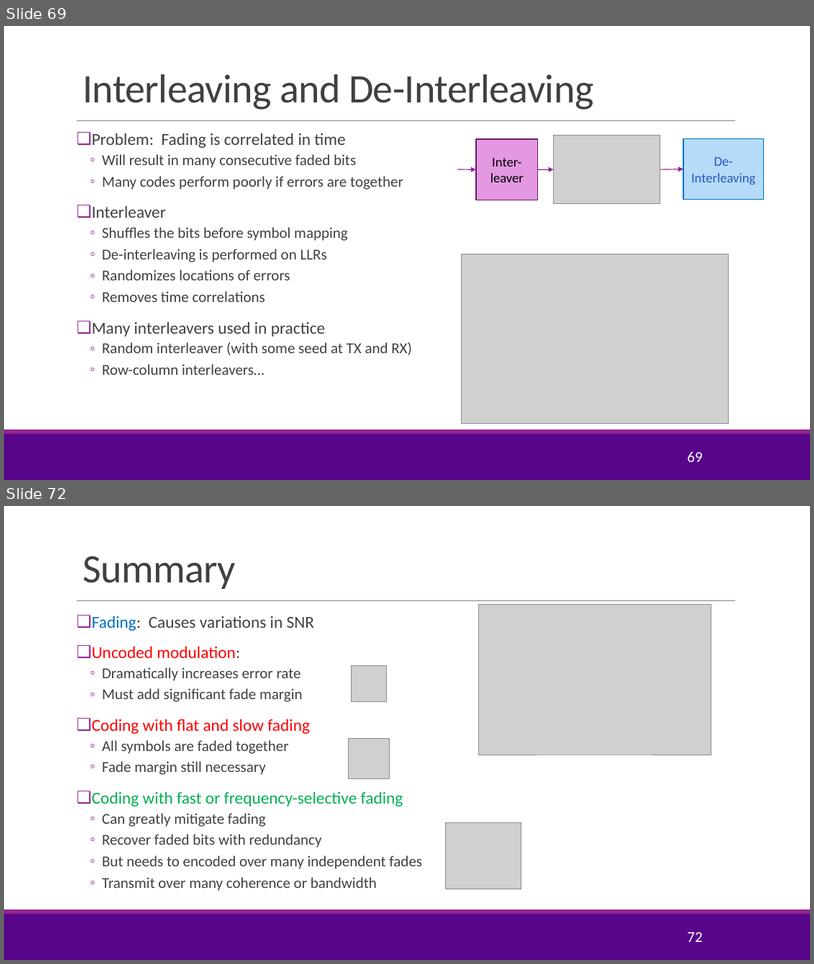
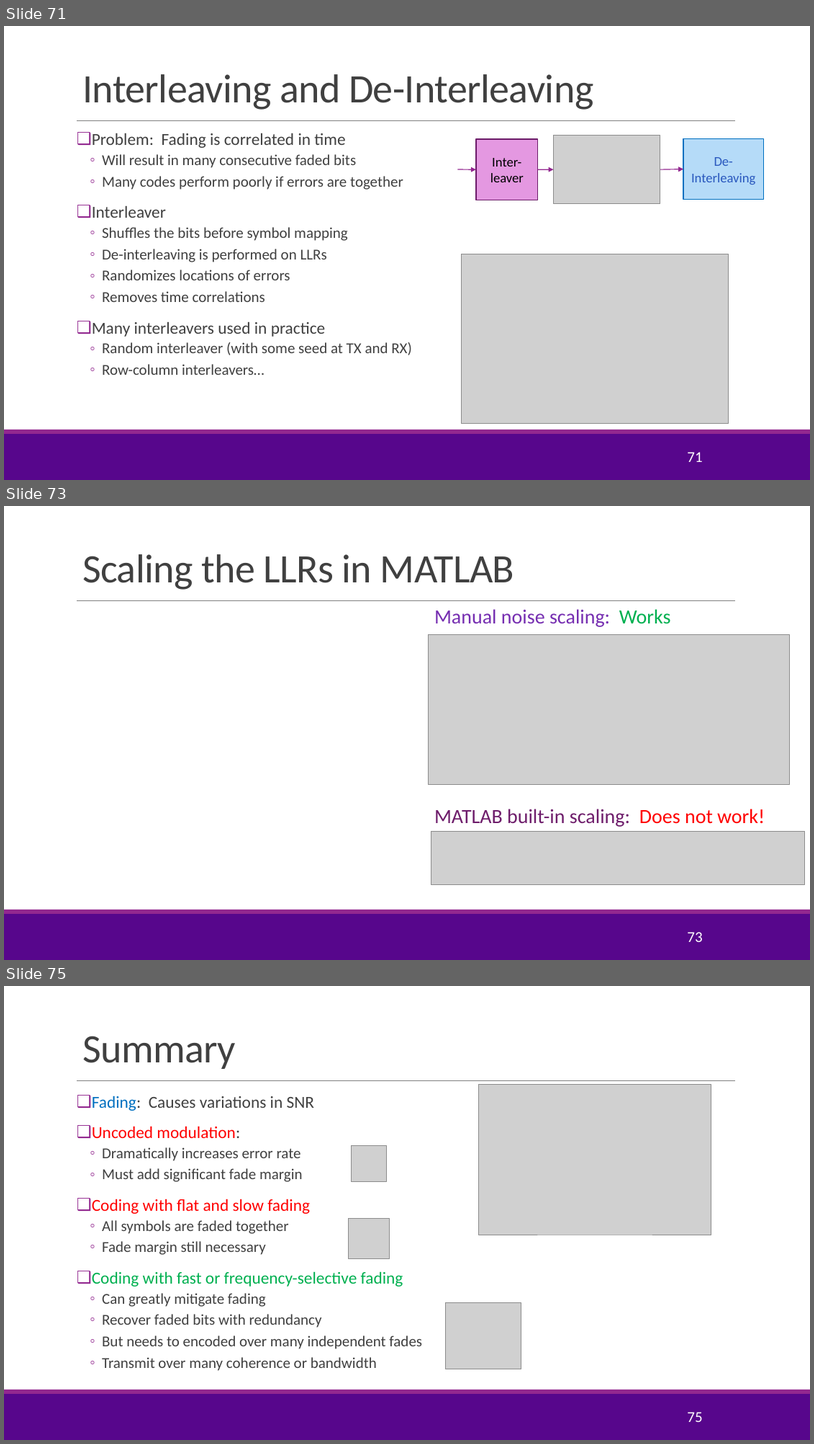
Before and after one commit to sdrangan/wirelesscomm, a slide deck: lectures/Unit04_Coding.pptx. Shown one above the other, each under a label of ours: slides 69 and 72 before the commit, slides 71, 73 and 75 after it; the slides between them are not shown. The pictures are 814x964 and 814x1444 pixels, drawn with LibreOffice and Linux fonts; fonts in the diff are those of the drawing; grey boxes stand for pictures; background and template pictures are left out. Boxes give left, top, right and bottom in pixels: in the first picture for what was removed or moved away, otherwise in the second. Text is boxed around its words. In the diff, an @@ line names an element or a change of style, - is before the commit and + after.

```diff
--- a/lectures/Unit04_Coding.pptx
+++ b/lectures/Unit04_Coding.pptx
@@ slide 73 added at (4, 506, 810, 960), background #FFFFFF; not listed: 3 template elements that a slide beside it also shows @@
@@ title added at (82, 554, 515, 590), 48 pt, text #404040 @@
+Scaling the LLRs in MATLAB
@@ text added at (435, 609, 671, 627), 24 pt, text #762EB1 @@
+Manual noise scaling: Works
@@ picture added at (429, 634, 790, 784) @@
@@ text added at (435, 808, 765, 826), 24 pt, text #6D1D6B @@
+MATLAB built-in scaling: Does not work!
@@ picture added at (431, 831, 805, 885) @@
@@ page number added at (687, 932, 702, 942), 18 pt, text #FFFFFF @@
+73
@@ what was slide 69 is now slide 71 @@
@@ page number at (687, 452, 702, 462): text changed @@
-69
+71
@@ what was slide 72 is now slide 75 @@
@@ page number at (687, 1412, 702, 1422): text changed @@
-72
+75
```
Also in this commit, not shown: 8 slides changed, 10 other slides added, 3 slides removed, 3 other files.
